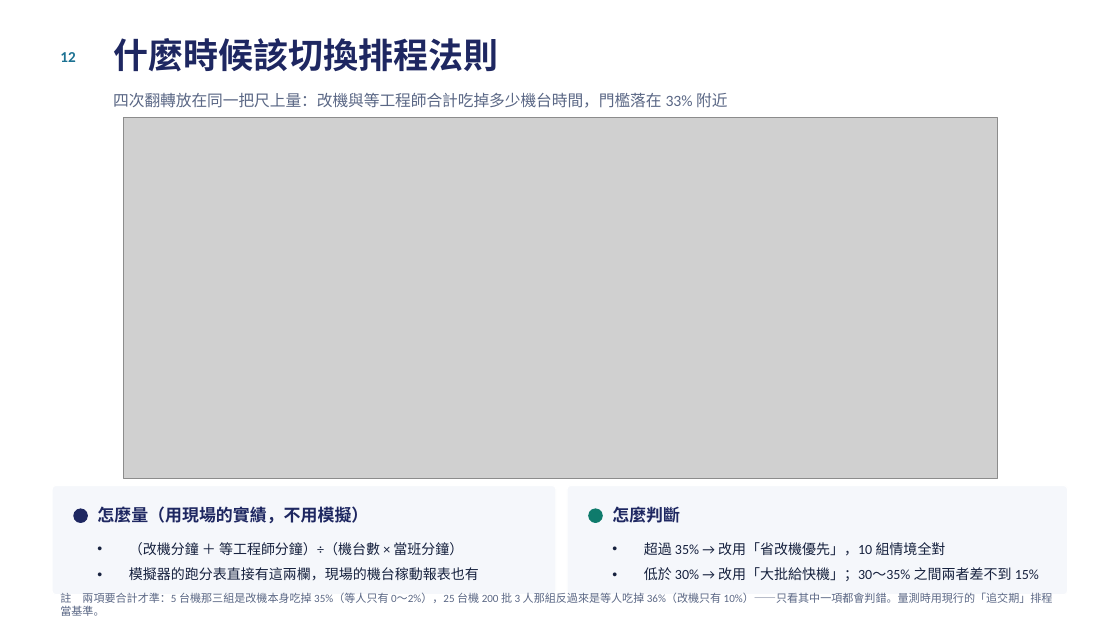
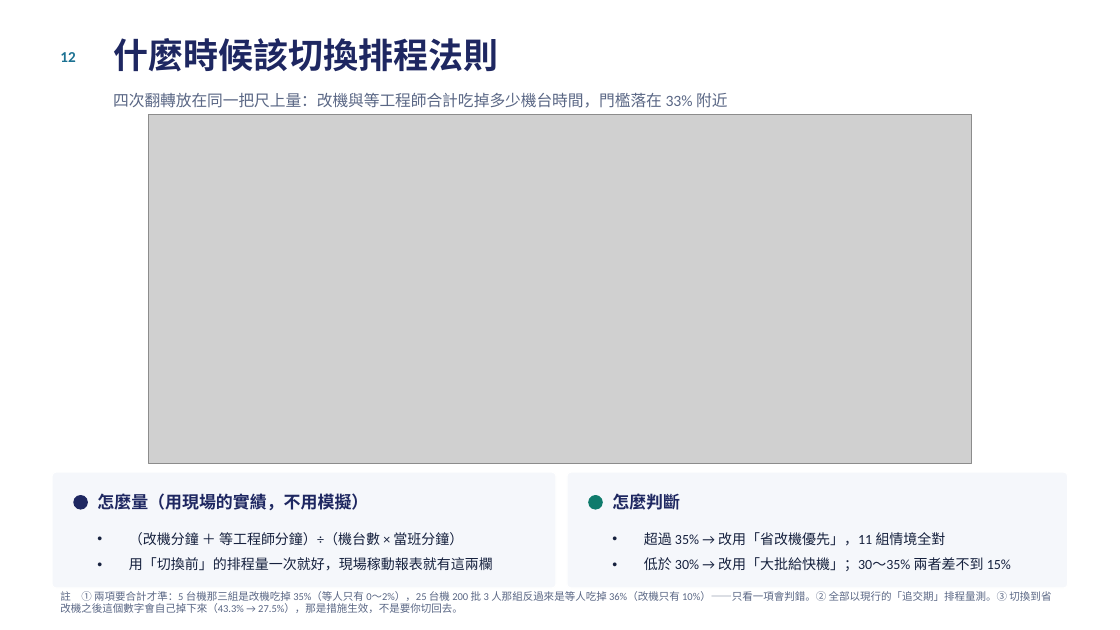
Before and after one commit to cnshow2025/my-factory, a slide deck: slide 13 of docs/測試排程分析報告.pptx. Drawn at 1120x630 pixels with LibreOffice and Linux fonts; fonts in the diff are those of the drawing; grey boxes stand for pictures. Boxes give left, top, right and bottom in pixels: in the first picture for what was removed or moved away, otherwise in the second. Text is boxed around its words. In the diff, an @@ line names an element or a change of style, - is before the commit and + after.

```diff
--- a/docs/測試排程分析報告.pptx
+++ b/docs/測試排程分析報告.pptx
@@ picture: place and size @@
-picture at box(124, 118, 997, 479)
+picture at box(149, 114, 972, 464)
@@ rounded rectangle: place and size @@
-rounded rectangle at box(52, 486, 556, 595)
+rounded rectangle at box(52, 472, 556, 588)
@@ rounded rectangle at box(52, 472, 556, 588): proportions changed @@
@@ rounded rectangle at box(567, 472, 1068, 588): proportions changed @@
@@ rounded rectangle: place and size @@
-rounded rectangle at box(567, 486, 1068, 595)
+rounded rectangle at box(567, 472, 1068, 588)
@@ 2 texts, 2 ellipses: place and size @@
-2 texts, 2 ellipses at box(74, 506, 680, 523)
+2 texts, 2 ellipses at box(74, 493, 680, 510)
@@ text "（改機分鐘 ＋ 等工程師分鐘）÷（機台數 × 當班分鐘）": place and size @@
-text "（改機分鐘 ＋ 等工程師分鐘）÷（機台數 × 當班分鐘）" at box(129, 542, 479, 580)
+text "（改機分鐘 ＋ 等工程師分鐘）÷（機台數 × 當班分鐘）" at box(129, 532, 493, 571)
@@ text at box(644, 532, 1011, 571): text changed @@
-• 超過 35% → 改用「省改機優先」，10 組情境全對
-• 低於 30% → 改用「大批給快機」；30～35% 之間兩者差不到 15%
+• 超過 35% → 改用「省改機優先」，11 組情境全對
+• 低於 30% → 改用「大批給快機」；30～35% 兩者差不到 15%
@@ text at box(129, 557, 493, 571): text changed @@
-• 模擬器的跑分表直接有這兩欄，現場的機台稼動報表也有
+• 用「切換前」的排程量一次就好，現場稼動報表就有這兩欄
@@ text at box(60, 591, 1051, 613): text changed; size 9.5 to 9 pt @@
-註 兩項要合計才準：5 台機那三組是改機本身吃掉 35%（等人只有 0～2%），25 台機 200 批 3 人那組反過來是等人吃掉 36%（改機只有 10%）——只看其中一項都會判錯。量測時用現行的「追交期」排程當基準。
+註 ① 兩項要合計才準：5 台機那三組是改機吃掉 35%（等人只有 0～2%），25 台機 200 批 3 人那組反過來是等人吃掉 36%（改機只有 10%）——只看一項會判錯。② 全部以現行的「追交期」排程量測。③ 切換到省改機之後這個數字會自己掉下來（43.3% → 27.5%），那是措施生效，不是要你切回去。
```
Also in this commit, not shown: 6 other slides changed, 3 other files.
